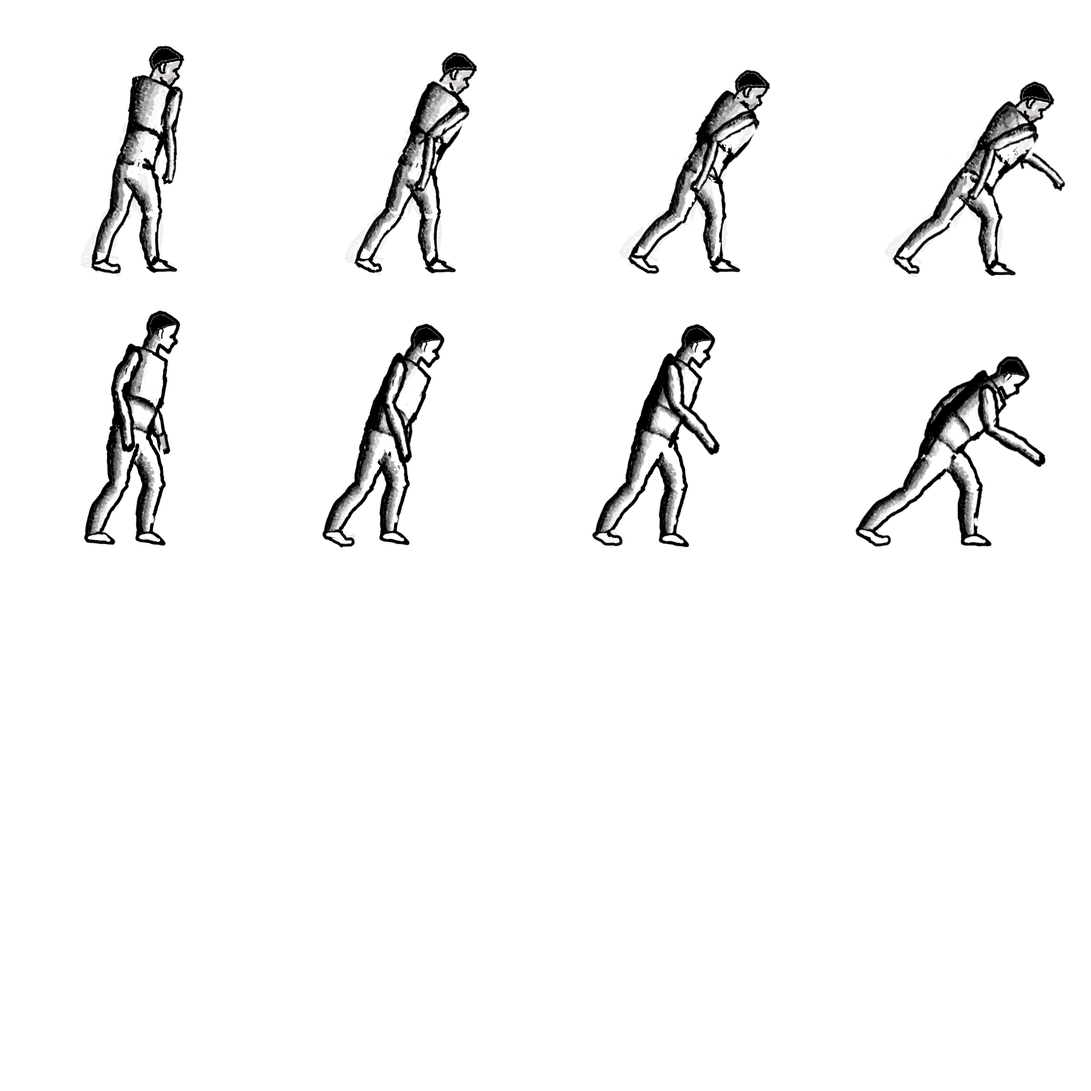
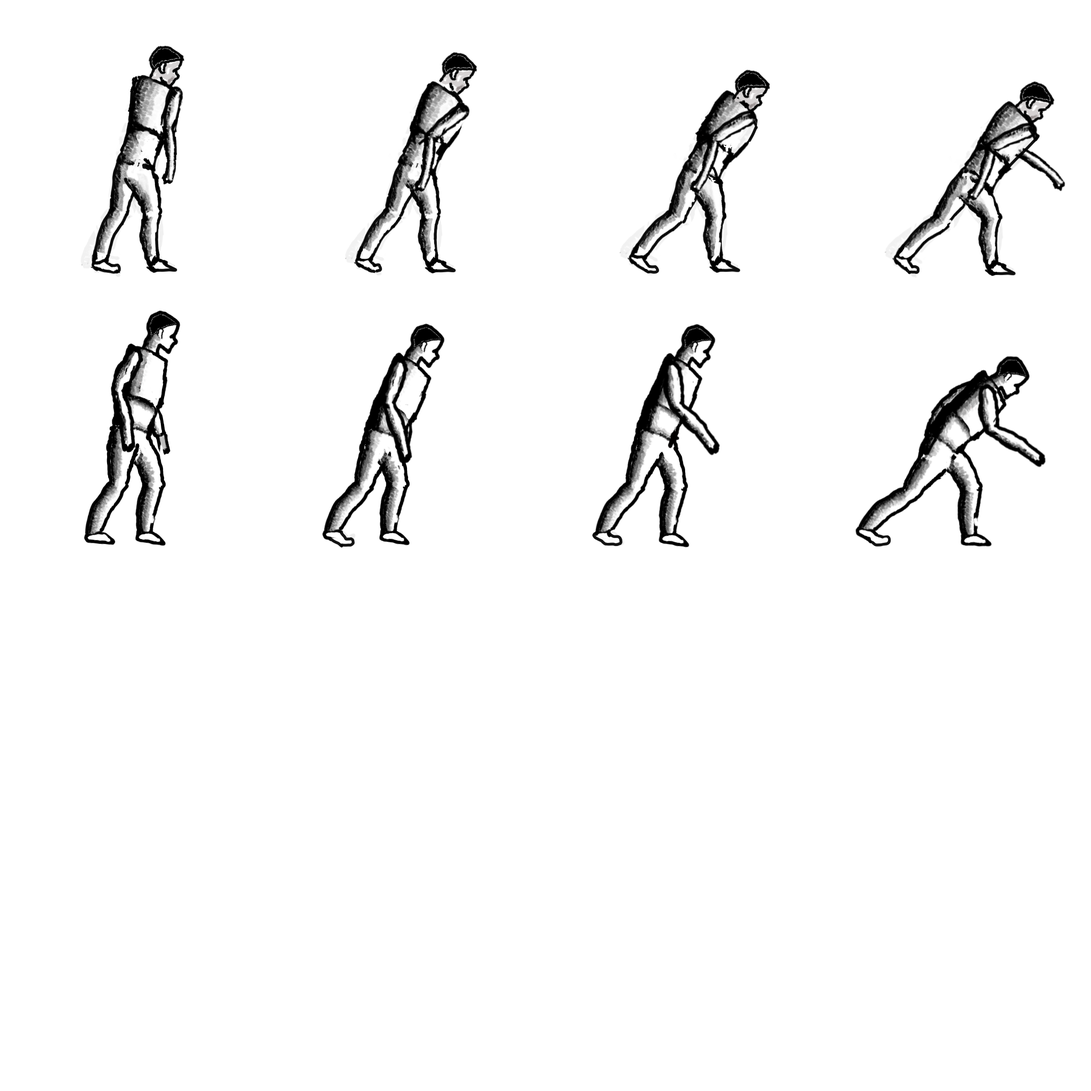
Layer changes from the first 1091 x 1091 image to the second:
painted on "cabeça" (3rd of 8, in "IDLE - De frente pra direita - de costas - frame 1") over (x1=750, y1=118, x2=761, y2=137)
painted on "antebraço da frente" (3rd of 8, in "IDLE - De frente pra direita - de costas - frame 1") over (x1=747, y1=136, x2=751, y2=147)
painted on "braço da frente" (3rd of 8, in "IDLE - De frente pra direita - de costas - frame 1") over (x1=747, y1=118, x2=761, y2=147)
painted on "peitoral" (3rd of 8, in "IDLE - De frente pra direita - de costas - frame 1") over (x1=747, y1=118, x2=761, y2=147)
painted on "coxa da frente" (3rd of 8, in "IDLE - De frente pra direita - de costas - frame 1") over (x1=747, y1=136, x2=755, y2=147)
"peitoral" (4th of 8, in "IDLE - De frente pra direita - de costas - frame 1"): blend normal → multiply, moved it above "panturrilha da frente", painted on it over (x1=989, y1=106, x2=1041, y2=170)
hid "braco de tras" over (x1=989, y1=106, x2=1041, y2=170)
